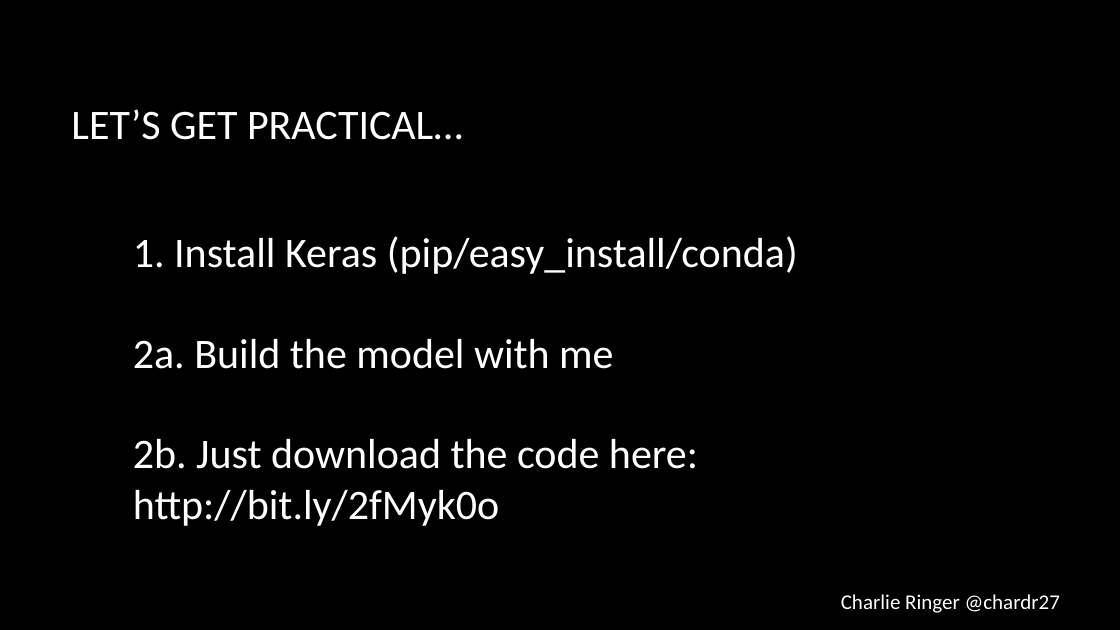
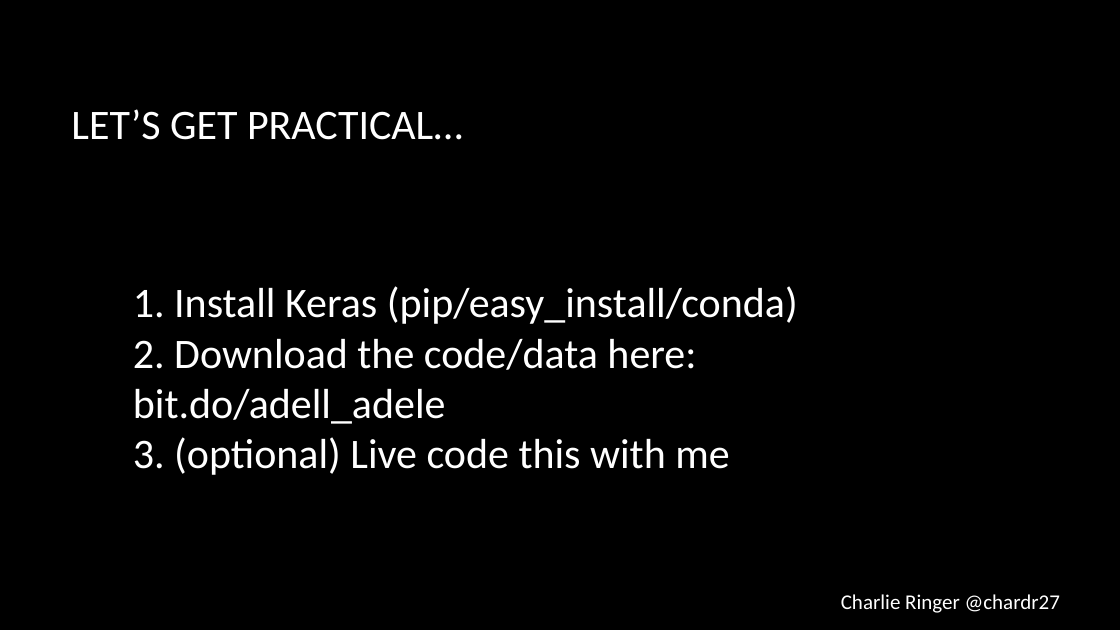
Before and after one commit to charlieringer/Intro-ConvNN-Workshop, a slide deck: slide 9 of Presentation.pptx. Drawn at 1120x630 pixels with LibreOffice and Linux fonts; fonts in the diff are those of the drawing; background and template pictures are left out. Boxes give left, top, right and bottom in pixels: in the first picture for what was removed or moved away, otherwise in the second. Text is boxed around its words. In the diff, an @@ line names an element or a change of style, - is before the commit and + after.

```diff
--- a/Presentation.pptx
+++ b/Presentation.pptx
@@ text at box(133, 339, 729, 475): text changed @@
-2a. Build the model with me
-2b. Just download the code here:
-http://bit.ly/2fMyk0o
+2. Download the code/data here:
+bit.do/adell_adele
+3. (optional) Live code this with me
```
Also in this commit, not shown: 1 other slide changed.
